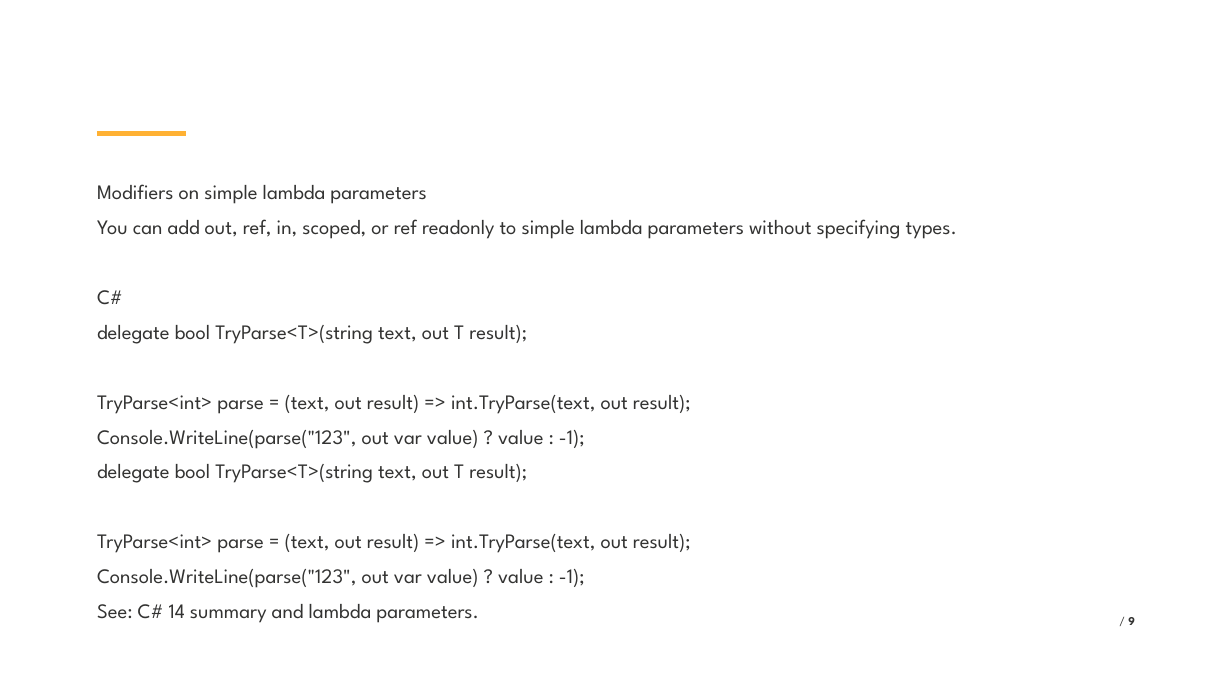
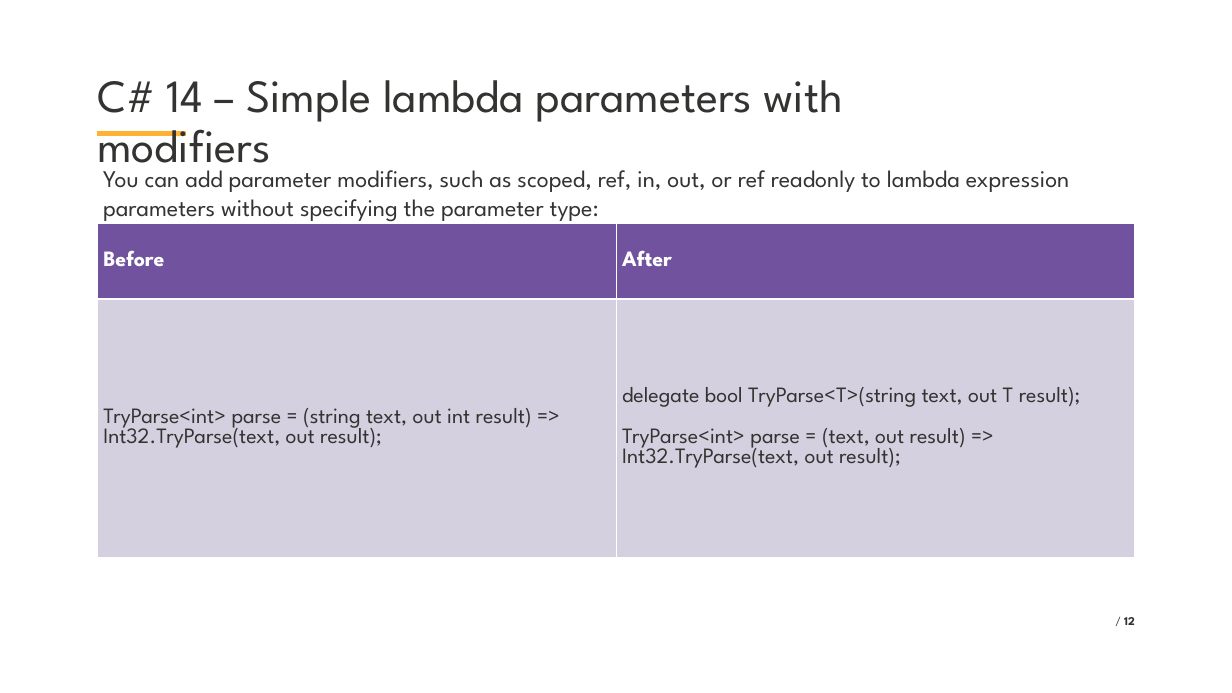
Before and after one commit to VladislavAntonyuk/AICalendar, a slide deck: slide 12 of .NET Conf 2025 - Ukraine (Eng).pptx (slide 9 before the commit). Drawn at 1232x693 pixels with LibreOffice and Linux fonts; fonts in the diff are those of the drawing; background and template pictures are left out. Boxes give left, top, right and bottom in pixels: in the first picture for what was removed or moved away, otherwise in the second. Text is boxed around its words. In the diff, an @@ line names an element or a change of style, - is before the commit and + after.

```diff
--- a/.NET Conf 2025 - Ukraine (Eng).pptx
+++ b/.NET Conf 2025 - Ukraine (Eng).pptx
@@ title added at (x1=97, y1=80, x2=843, y2=176), 54 pt, text #333332 @@
+C# 14 – Simple lambda parameters with modifiers
@@ text added at (x1=103, y1=170, x2=1069, y2=222), 28 pt, text #333332 @@
+You can add parameter modifiers, such as scoped, ref, in, out, or ref readonly to lambda expression parameters without specifying the parameter type:
@@ text removed at (x1=97, y1=184, x2=957, y2=588) @@
-Modifiers on simple lambda parameters
-You can add out, ref, in, scoped, or ref readonly to simple lambda parameters without specifying types.
-C#
-delegate bool TryParse<T>(string text, out T result);
-TryParse<int> parse = (text, out result) => int.TryParse(text, out result);
-Console.WriteLine(parse("123", out var value) ? value : -1);
-delegate bool TryParse<T>(string text, out T result);
-TryParse<int> parse = (text, out result) => int.TryParse(text, out result);
-Console.WriteLine(parse("123", out var value) ? value : -1);
-See: C# 14 summary and lambda parameters.
@@ table added at (x1=97, y1=224, x2=1135, y2=557), 2 rows, 2 columns @@
+Before | After
+TryParse<int> parse = (string text, out int result) => Int32.TryParse(text, out result); | delegate bool TryParse<T>(string text, out T result); / TryParse<int> parse = (text, out result) => Int32.TryParse(text, out result);
@@ page number at (x1=1124, y1=617, x2=1135, y2=625): text changed; bold on @@
-/ 9
+/ 12
```
Also in this commit, not shown: 10 other slides changed, 12 slides added, 3 slides removed, 43 other files.
